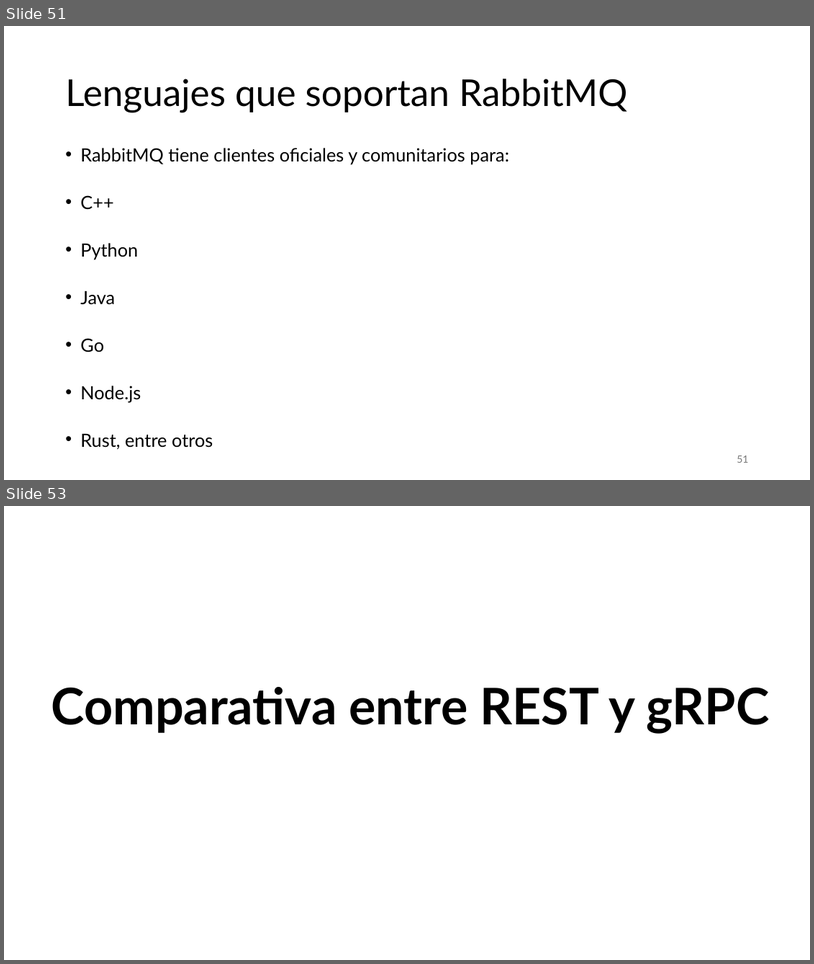
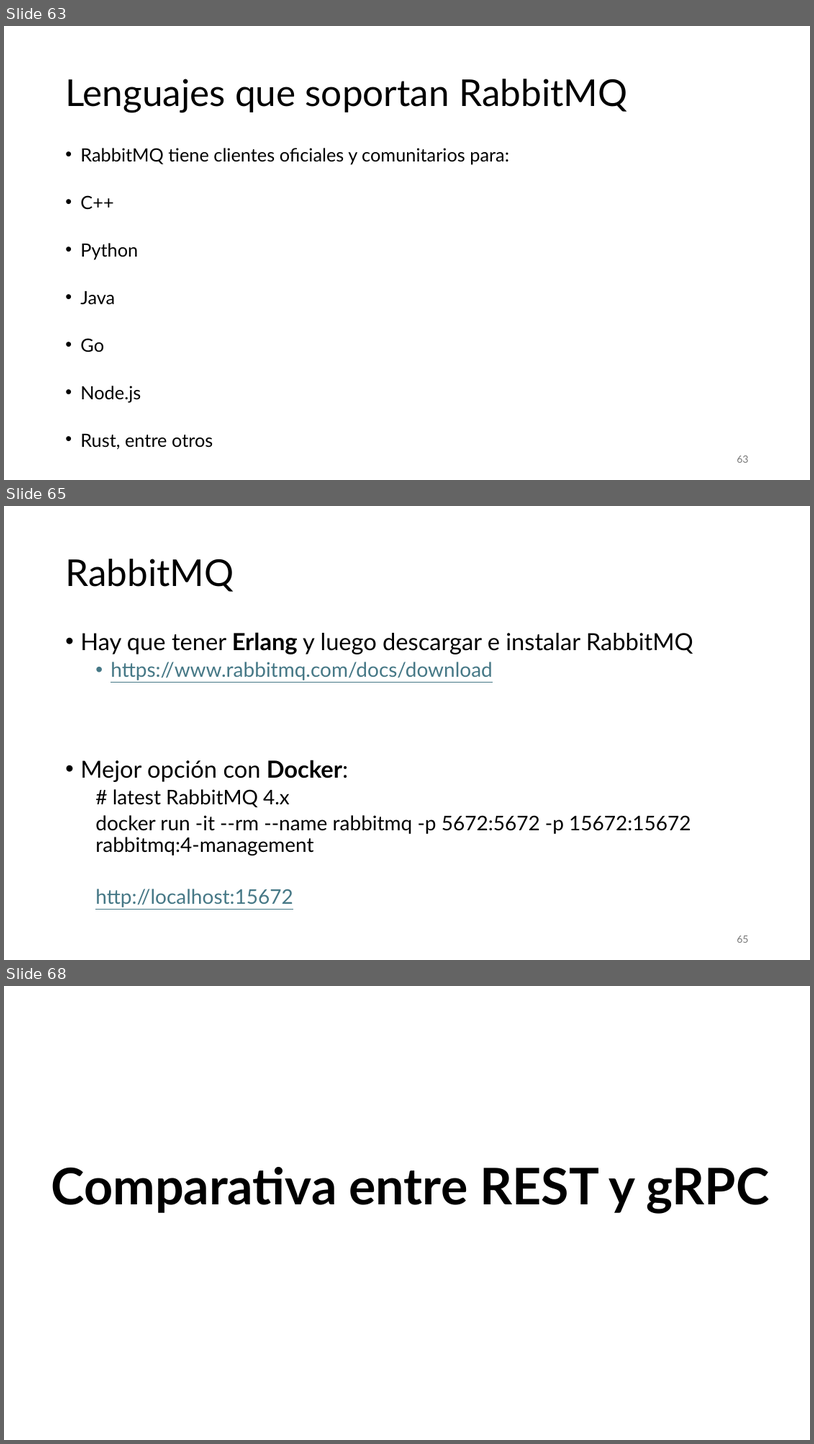
Before and after one commit to aldebarran22/CURSO_CPP_SERVICIOS_30H, a slide deck: doc/3_Comunicacion_microservicios_C++.pptx. Shown one above the other, each under a label of ours: slides 51 and 53 before the commit, slides 63, 65 and 68 after it; the slides between them are not shown. The pictures are 814x964 and 814x1444 pixels, drawn with LibreOffice and Linux fonts; fonts in the diff are those of the drawing. Boxes give left, top, right and bottom in pixels: in the first picture for what was removed or moved away, otherwise in the second. Text is boxed around its words. In the diff, an @@ line names an element or a change of style, - is before the commit and + after.

```diff
--- a/doc/3_Comunicacion_microservicios_C++.pptx
+++ b/doc/3_Comunicacion_microservicios_C++.pptx
@@ slide 65 added at (x1=4, y1=506, x2=810, y2=960), background #FFFFFF @@
@@ title added at (x1=65, y1=559, x2=234, y2=592), 44 pt, text #000000 @@
+RabbitMQ
@@ text added at (x1=80, y1=632, x2=694, y2=907), 24 pt, text #000000 @@
+• Hay que tener Erlang y luego descargar e instalar RabbitMQ
+  • https://www.rabbitmq.com/docs/download
+• Mejor opción con Docker:
+  # latest RabbitMQ 4.x
+  docker run -it --rm --name rabbitmq -p 5672:5672 -p 15672:15672 rabbitmq:4-management
+  http://localhost:15672
@@ page number added at (x1=737, y1=935, x2=748, y2=942), 12 pt, text #797979 @@
+65
@@ what was slide 51 is now slide 63 @@
@@ page number at (x1=737, y1=455, x2=748, y2=462): text changed @@
-51
+63
@@ what was slide 53 is now slide 68 @@
```
Also in this commit, not shown: 2 slides changed, 14 other slides added, 7 other files.
